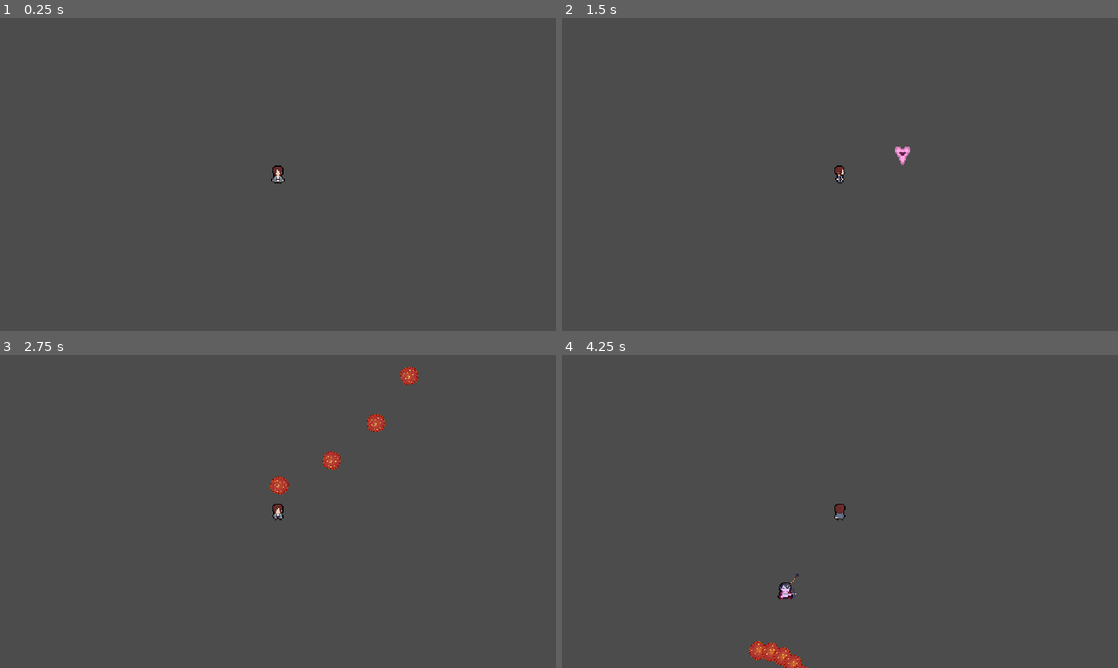
Above: before the commit, frames 1-4 (two rows, left to right).
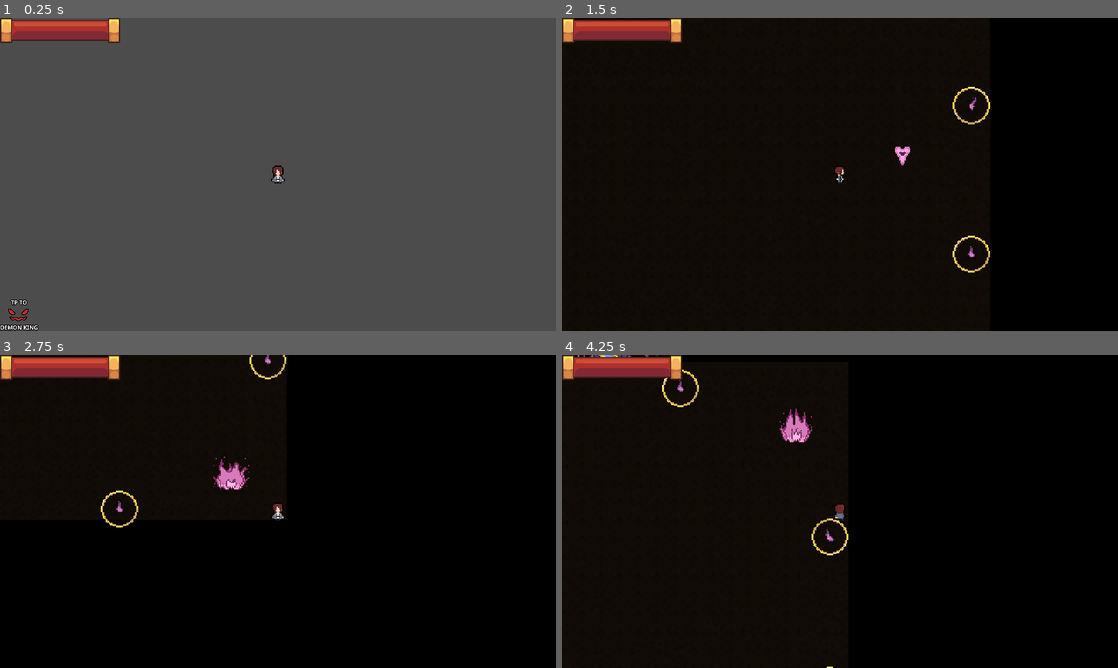
Above: after the commit, the same moments.

Repository: Enzodacabbie/United-We-Stand
Game: Godot game, scene res://Assets/Scenes/Testers/PlayerTester.tscn
The game is run twice, just before and just after one commit, with the same random seed, the same clock (stepped at 60 frames per second) and the same inputs. This scene is started directly instead of the project's main scene. The engine's default icon, where the game draws it, is replaced by a stand-in: a white triangle on a blue panel in a dark square.
Inputs (mouse positions are in pixels of both pictures, inside the frame that each line leads up to):
- Up to frame 1 (0.25 s): no input
- Up to frame 2 (1.5 s): click (578, 315) at 0.52 s; move the mouse to (962, 158) at 1.27 s; press the mouse at (962, 158) at 1.28 s; hold D (Right) from 1.28 s (still down)
- Up to frame 3 (2.75 s): move the mouse to (166, 527) at 2.02 s; release D (Right) at 2.03 s; release the mouse at (166, 527) at 2.03 s; hold S (Down) from 2.03 s (still down); tap Space (Interact) at 2.1 s; click (166, 527) at 2.3 s
- Up to frame 4 (4.25 s): move the mouse to (895, 442) at 2.77 s; release S (Down) at 2.78 s; press the mouse at (895, 442) at 2.78 s; hold D (Right) 2.78-3.53 s; move the mouse to (812, 574) at 3.52 s; release the mouse at (812, 574) at 3.53 s; hold W (Up) from 3.53 s (still down); click (812, 574) at 3.6 s

The runs differ from the first frame. In frame 1, 1.7% of the frame differs, in the area x 0-22%, y 0-100%; in frame 2, 100%; in frame 3, 100%, in the area x 0-100%, y 0-100%; in frame 4, 100%.

Commit message:
Added UI. Finished a couple more sprite implementations.

Diff:
--- a/United We Stand/Assets/Scenes/Ally/ShooterAlly/ArcherAlly/ArcherAlly.tscn
+++ b/United We Stand/Assets/Scenes/Ally/ShooterAlly/ArcherAlly/ArcherAlly.tscn
@@ -1,8 +1,9 @@
-[gd_scene load_steps=7 format=2]
+[gd_scene load_steps=8 format=2]
 
 [ext_resource path="res://Assets/Scenes/Ally/ShooterAlly/ShooterAllyBase.tscn" type="PackedScene" id=1]
 [ext_resource path="res://Assets/Scenes/Ally/ShooterAlly/ArcherAlly/ArcherAlly.gd" type="Script" id=2]
 [ext_resource path="res://Assets/Sprites/Characters/Ally_Archer_Down.png" type="Texture" id=3]
+[ext_resource path="res://Assets/Scenes/Ally/ShooterAlly/ArcherAlly/ArcherAllyBullet.tscn" type="PackedScene" id=4]
 
 [sub_resource type="AtlasTexture" id=1]
 atlas = ExtResource( 3 )
@@ -22,9 +23,11 @@
 
 [node name="Ally" instance=ExtResource( 1 )]
 script = ExtResource( 2 )
+bullet = ExtResource( 4 )
 
 [node name="Sprite" parent="." index="1"]
 frames = SubResource( 3 )
+frame = 0
 
 [node name="ShotCooldown" parent="." index="6"]
 wait_time = 2.0
--- /dev/null
+++ b/United We Stand/Assets/Scenes/Ally/ShooterAlly/ArcherAlly/ArcherAllyBullet.tscn
@@ -0,0 +1,24 @@
+[gd_scene load_steps=4 format=2]
+
+[ext_resource path="res://Assets/Sprites/Bullets/Arrow.png" type="Texture" id=1]
+[ext_resource path="res://Assets/Scenes/Ally/ShooterAlly/AllyBullet.gd" type="Script" id=2]
+
+[sub_resource type="CapsuleShape2D" id=1]
+radius = 2.47129
+height = 8.92076
+
+[node name="Bullet" type="Area2D"]
+collision_layer = 4
+collision_mask = 40
+script = ExtResource( 2 )
+
+[node name="Sprite" type="Sprite" parent="."]
+rotation = 1.5708
+texture = ExtResource( 1 )
+
+[node name="Hitbox" type="CollisionShape2D" parent="."]
+position = Vector2( 0, -0.5 )
+rotation = 1.5708
+shape = SubResource( 1 )
+
+[connection signal="body_entered" from="." to="." method="_on_Bullet_body_entered"]
--- a/United We Stand/Assets/Scenes/Ally/ShooterAlly/MageAlly/MageAlly.tscn
+++ b/United We Stand/Assets/Scenes/Ally/ShooterAlly/MageAlly/MageAlly.tscn
@@ -1,8 +1,9 @@
-[gd_scene load_steps=9 format=2]
+[gd_scene load_steps=10 format=2]
 
 [ext_resource path="res://Assets/Scenes/Ally/ShooterAlly/ShooterAllyBase.tscn" type="PackedScene" id=1]
 [ext_resource path="res://Assets/Scenes/Ally/ShooterAlly/MageAlly/MageAlly.gd" type="Script" id=2]
 [ext_resource path="res://Assets/Sprites/Characters/Ally_Mage_Down.png" type="Texture" id=3]
+[ext_resource path="res://Assets/Scenes/Ally/ShooterAlly/MageAlly/MageAllyBullet.tscn" type="PackedScene" id=4]
 
 [sub_resource type="AtlasTexture" id=1]
 atlas = ExtResource( 3 )
@@ -30,6 +31,8 @@
 
 [node name="Ally" instance=ExtResource( 1 )]
 script = ExtResource( 2 )
+bullet = ExtResource( 4 )
 
 [node name="Sprite" parent="." index="1"]
 frames = SubResource( 5 )
+frame = 1
--- /dev/null
+++ b/United We Stand/Assets/Scenes/Ally/ShooterAlly/MageAlly/MageAllyBullet.tscn
@@ -0,0 +1,39 @@
+[gd_scene load_steps=7 format=2]
+
+[ext_resource path="res://Assets/Sprites/Bullets/fireball2.png" type="Texture" id=1]
+[ext_resource path="res://Assets/Scenes/Ally/ShooterAlly/AllyBullet.gd" type="Script" id=2]
+
+[sub_resource type="AtlasTexture" id=2]
+atlas = ExtResource( 1 )
+region = Rect2( 0, 0, 16, 16 )
+
+[sub_resource type="AtlasTexture" id=3]
+atlas = ExtResource( 1 )
+region = Rect2( 16, 0, 16, 16 )
+
+[sub_resource type="SpriteFrames" id=4]
+animations = [ {
+"frames": [ SubResource( 2 ), SubResource( 3 ) ],
+"loop": true,
+"name": "default",
+"speed": 5.0
+} ]
+
+[sub_resource type="CircleShape2D" id=1]
+radius = 7.9787
+
+[node name="Bullet" type="Area2D"]
+collision_layer = 4
+collision_mask = 40
+script = ExtResource( 2 )
+
+[node name="Sprite" type="AnimatedSprite" parent="."]
+frames = SubResource( 4 )
+frame = 1
+playing = true
+
+[node name="Hitbox" type="CollisionShape2D" parent="."]
+position = Vector2( 0, -0.148651 )
+shape = SubResource( 1 )
+
+[connection signal="body_entered" from="." to="." method="_on_Bullet_body_entered"]
--- a/United We Stand/Assets/Scenes/Ally/ShooterAlly/ShooterAllyBase.gd
+++ b/United We Stand/Assets/Scenes/Ally/ShooterAlly/ShooterAllyBase.gd
@@ -56,7 +56,7 @@
 	var theBullet = bulletType.instance()
 	theBullet.position = $FirePoint.global_position
 	theBullet.direction = shotDirection
-	theBullet.look_at(shotDirection)
+	theBullet.look_at(position + shotDirection)
 	get_parent().add_child(theBullet)
 
 
--- a/United We Stand/Assets/Scenes/Ally/ShooterAlly/ShooterAllyBase.tscn
+++ b/United We Stand/Assets/Scenes/Ally/ShooterAlly/ShooterAllyBase.tscn
@@ -13,6 +13,9 @@
 [node name="Ally" instance=ExtResource( 1 )]
 script = ExtResource( 2 )
 bullet = ExtResource( 3 )
+
+[node name="Sprite" parent="." index="1"]
+frame = 0
 
 [node name="AggroZone" type="Area2D" parent="." index="3"]
 collision_layer = 0
--- a/United We Stand/Assets/Scenes/Enemy/ShooterEnemy/ShooterEnemyBase.tscn
+++ b/United We Stand/Assets/Scenes/Enemy/ShooterEnemy/ShooterEnemyBase.tscn
@@ -18,6 +18,7 @@
 
 [node name="Sprite" parent="." index="1"]
 modulate = Color( 0, 0.882353, 1, 1 )
+frame = 1
 
 [node name="AggroZone" type="Area2D" parent="." index="2"]
 collision_layer = 0
--- a/United We Stand/Assets/Scenes/Game/Boss Scene.tscn
+++ b/United We Stand/Assets/Scenes/Game/Boss Scene.tscn
@@ -1,8 +1,9 @@
-[gd_scene load_steps=4 format=2]
+[gd_scene load_steps=5 format=2]
 
 [ext_resource path="res://Assets/Scenes/Tilemaps/Boss room.tscn" type="PackedScene" id=1]
 [ext_resource path="res://Assets/Scenes/Enemy/DemonKing/DemonKing.tscn" type="PackedScene" id=2]
 [ext_resource path="res://Assets/Scenes/Player/Player.tscn" type="PackedScene" id=3]
+[ext_resource path="res://Assets/Scenes/UI/HP Bar.tscn" type="PackedScene" id=4]
 
 [node name="Node2D" type="Node2D"]
 
@@ -14,3 +15,7 @@
 
 [node name="Player" parent="." instance=ExtResource( 3 )]
 position = Vector2( 206.674, 210.132 )
+
+[node name="CanvasLayer" type="CanvasLayer" parent="."]
+
+[node name="HP Bar" parent="CanvasLayer" instance=ExtResource( 4 )]
--- a/United We Stand/Assets/Scenes/Player/Player.tscn
+++ b/United We Stand/Assets/Scenes/Player/Player.tscn
@@ -6,22 +6,6 @@
 [ext_resource path="res://Assets/Sprites/Characters/Player_Up.png" type="Texture" id=4]
 [ext_resource path="res://Assets/Sprites/Characters/Player_Left.png" type="Texture" id=5]
 [ext_resource path="res://Assets/Sprites/Characters/Player_Right.png" type="Texture" id=6]
-
-[sub_resource type="AtlasTexture" id=8]
-atlas = ExtResource( 6 )
-region = Rect2( 0, 0, 16, 16 )
-
-[sub_resource type="AtlasTexture" id=9]
-atlas = ExtResource( 6 )
-region = Rect2( 16, 0, 16, 16 )
-
-[sub_resource type="AtlasTexture" id=10]
-atlas = ExtResource( 6 )
-region = Rect2( 32, 0, 16, 16 )
-
-[sub_resource type="AtlasTexture" id=11]
-atlas = ExtResource( 6 )
-region = Rect2( 48, 0, 16, 16 )
 
 [sub_resource type="AtlasTexture" id=3]
 atlas = ExtResource( 2 )
@@ -55,6 +39,22 @@
 atlas = ExtResource( 4 )
 region = Rect2( 48, 0, 16, 16 )
 
+[sub_resource type="AtlasTexture" id=8]
+atlas = ExtResource( 6 )
+region = Rect2( 0, 0, 16, 16 )
+
+[sub_resource type="AtlasTexture" id=9]
+atlas = ExtResource( 6 )
+region = Rect2( 16, 0, 16, 16 )
+
+[sub_resource type="AtlasTexture" id=10]
+atlas = ExtResource( 6 )
+region = Rect2( 32, 0, 16, 16 )
+
+[sub_resource type="AtlasTexture" id=11]
+atlas = ExtResource( 6 )
+region = Rect2( 48, 0, 16, 16 )
+
 [sub_resource type="AtlasTexture" id=16]
 atlas = ExtResource( 5 )
 region = Rect2( 0, 0, 16, 16 )
@@ -73,11 +73,6 @@
 
 [sub_resource type="SpriteFrames" id=7]
 animations = [ {
-"frames": [ SubResource( 8 ), SubResource( 9 ), SubResource( 10 ), SubResource( 11 ) ],
-"loop": true,
-"name": "walk right",
-"speed": 5.0
-}, {
 "frames": [ SubResource( 3 ), SubResource( 4 ), SubResource( 5 ), SubResource( 6 ) ],
 "loop": true,
 "name": "walk down",
@@ -86,6 +81,11 @@
 "frames": [ SubResource( 12 ), SubResource( 13 ), SubResource( 14 ), SubResource( 15 ) ],
 "loop": true,
 "name": "walk up",
+"speed": 5.0
+}, {
+"frames": [ SubResource( 8 ), SubResource( 9 ), SubResource( 10 ), SubResource( 11 ) ],
+"loop": true,
+"name": "walk right",
 "speed": 5.0
 }, {
 "frames": [ SubResource( 16 ), SubResource( 17 ), SubResource( 18 ), SubResource( 19 ) ],
@@ -101,9 +101,7 @@
 [sub_resource type="CircleShape2D" id=2]
 radius = 64.0
 
-[node name="Player" type="KinematicBody2D" groups=[
-"player",
-]]
+[node name="Player" type="KinematicBody2D" groups=["player"]]
 collision_mask = 58
 script = ExtResource( 3 )
 bullet = ExtResource( 1 )
@@ -111,7 +109,6 @@
 [node name="AnimatedSprite" type="AnimatedSprite" parent="."]
 frames = SubResource( 7 )
 animation = "walk down"
-frame = 2
 playing = true
 
 [node name="Hitbox" type="CollisionShape2D" parent="."]
--- a/United We Stand/Assets/Scenes/Testers/PlayerTester.tscn
+++ b/United We Stand/Assets/Scenes/Testers/PlayerTester.tscn
@@ -1,10 +1,12 @@
-[gd_scene load_steps=7 format=2]
+[gd_scene load_steps=9 format=2]
 
+[ext_resource path="res://Assets/Scenes/UI/HP Bar.tscn" type="PackedScene" id=1]
 [ext_resource path="res://Assets/Scenes/Player/Player.tscn" type="PackedScene" id=2]
 [ext_resource path="res://Assets/Scenes/Interactable/DefeatedFoe.tscn" type="PackedScene" id=3]
 [ext_resource path="res://icon.png" type="Texture" id=4]
 [ext_resource path="res://Assets/Scenes/Enemy/ShooterEnemy/ArcherEnemy/ArcherEnemy.tscn" type="PackedScene" id=5]
 [ext_resource path="res://Assets/Scenes/Enemy/ShooterEnemy/MageEnemy/MageEnemy.tscn" type="PackedScene" id=6]
+[ext_resource path="res://Assets/Scenes/UI/TPButton.tscn" type="PackedScene" id=7]
 [ext_resource path="res://Assets/Scenes/Enemy/HealerEnemy/HealerEnemy.tscn" type="PackedScene" id=10]
 
 [node name="Node2D" type="Node2D"]
@@ -26,17 +28,21 @@
 [node name="Enemy3" parent="." instance=ExtResource( 10 )]
 position = Vector2( -265.822, -174.985 )
 
-[node name="Enemy" parent="." groups=[
-"enemies",
-] instance=ExtResource( 5 )]
+[node name="Enemy" parent="." groups=["enemies"] instance=ExtResource( 5 )]
 position = Vector2( 508.264, 23.6649 )
 mode = 2
 defeated = ExtResource( 3 )
 
-[node name="Enemy2" parent="." groups=[
-"enemies",
-] instance=ExtResource( 6 )]
+[node name="Enemy2" parent="." groups=["enemies"] instance=ExtResource( 6 )]
 position = Vector2( 157.61, 205.472 )
 mode = 2
 defeated = ExtResource( 3 )
 defeatedSprite = ExtResource( 4 )
+
+[node name="CanvasLayer" type="CanvasLayer" parent="."]
+
+[node name="HP Bar" parent="CanvasLayer" instance=ExtResource( 1 )]
+margin_right = 2598.0
+margin_bottom = 533.0
+
+[node name="TPButton" parent="CanvasLayer" instance=ExtResource( 7 )]
--- /dev/null
+++ b/United We Stand/Assets/Scenes/UI/HP Bar.gd
@@ -0,0 +1,17 @@
+extends TextureProgress
+
+
+# Declare member variables here. Examples:
+# var a = 2
+# var b = "text"
+
+
+# Called when the node enters the scene tree for the first time.
+func _ready():
+	pass # Replace with function body.
+
+
+# Called every frame. 'delta' is the elapsed time since the previous frame.
+func _process(delta):
+	if PlayerData.maxHP != null:
+		value = max_value * PlayerData.hp / PlayerData.maxHP
--- /dev/null
+++ b/United We Stand/Assets/Scenes/UI/HP Bar.tscn
@@ -0,0 +1,19 @@
+[gd_scene load_steps=4 format=2]
+
+[ext_resource path="res://Assets/Sprites/UI/HP Bar Back.png" type="Texture" id=1]
+[ext_resource path="res://Assets/Sprites/UI/HP Bar Red.png" type="Texture" id=2]
+[ext_resource path="res://Assets/Scenes/UI/HP Bar.gd" type="Script" id=3]
+
+[node name="HP Bar" type="TextureProgress"]
+margin_right = 40.0
+margin_bottom = 40.0
+rect_scale = Vector2( 0.04, 0.04 )
+max_value = 90.0
+value = 90.0
+texture_under = ExtResource( 1 )
+texture_progress = ExtResource( 2 )
+texture_progress_offset = Vector2( 248, 60 )
+script = ExtResource( 3 )
+__meta__ = {
+"_edit_use_anchors_": false
+}
--- /dev/null
+++ b/United We Stand/Assets/Scenes/UI/TPButton.gd
@@ -0,0 +1,20 @@
+extends TextureButton
+
+
+# Declare member variables here. Examples:
+# var a = 2
+# var b = "text"
+
+
+# Called when the node enters the scene tree for the first time.
+func _ready():
+	pass # Replace with function body.
+
+
+# Called every frame. 'delta' is the elapsed time since the previous frame.
+#func _process(delta):
+#	pass
+
+
+func _on_Button_pressed():
+	get_tree().change_scene("res://Assets/Scenes/Game/Boss Scene.tscn")
--- /dev/null
+++ b/United We Stand/Assets/Scenes/UI/TPButton.tscn
@@ -0,0 +1,20 @@
+[gd_scene load_steps=3 format=2]
+
+[ext_resource path="res://Assets/Sprites/UI/TPButton.png" type="Texture" id=1]
+[ext_resource path="res://Assets/Scenes/UI/TPButton.gd" type="Script" id=2]
+
+[node name="TPButton" type="TextureButton"]
+anchor_top = 1.0
+anchor_bottom = 1.0
+margin_left = 0.000652313
+margin_top = -27.2022
+margin_right = 332.001
+margin_bottom = 233.798
+rect_scale = Vector2( 0.1, 0.1 )
+texture_normal = ExtResource( 1 )
+script = ExtResource( 2 )
+__meta__ = {
+"_edit_use_anchors_": false
+}
+
+[connection signal="pressed" from="." to="." method="_on_Button_pressed"]
--- a/United We Stand/project.godot
+++ b/United We Stand/project.godot
@@ -47,22 +47,22 @@
 
 Up={
 "deadzone": 0.5,
-"events": [ Object(InputEventKey,"resource_local_to_scene":false,"resource_name":"","device":0,"alt":false,"shift":false,"control":false,"meta":false,"command":false,"pressed":false,"scancode":87,"unicode":0,"echo":false,"script":null)
+"events": [ Object(InputEventKey,"resource_local_to_scene":false,"resource_name":"","device":0,"alt":false,"shift":false,"control":false,"meta":false,"command":false,"pressed":false,"scancode":87,"physical_scancode":0,"unicode":0,"echo":false,"script":null)
  ]
 }
 Down={
 "deadzone": 0.5,
-"events": [ Object(InputEventKey,"resource_local_to_scene":false,"resource_name":"","device":0,"alt":false,"shift":false,"control":false,"meta":false,"command":false,"pressed":false,"scancode":83,"unicode":0,"echo":false,"script":null)
+"events": [ Object(InputEventKey,"resource_local_to_scene":false,"resource_name":"","device":0,"alt":false,"shift":false,"control":false,"meta":false,"command":false,"pressed":false,"scancode":83,"physical_scancode":0,"unicode":0,"echo":false,"script":null)
  ]
 }
 Left={
 "deadzone": 0.5,
-"events": [ Object(InputEventKey,"resource_local_to_scene":false,"resource_name":"","device":0,"alt":false,"shift":false,"control":false,"meta":false,"command":false,"pressed":false,"scancode":65,"unicode":0,"echo":false,"script":null)
+"events": [ Object(InputEventKey,"resource_local_to_scene":false,"resource_name":"","device":0,"alt":false,"shift":false,"control":false,"meta":false,"command":false,"pressed":false,"scancode":65,"physical_scancode":0,"unicode":0,"echo":false,"script":null)
  ]
 }
 Right={
 "deadzone": 0.5,
-"events": [ Object(InputEventKey,"resource_local_to_scene":false,"resource_name":"","device":0,"alt":false,"shift":false,"control":false,"meta":false,"command":false,"pressed":false,"scancode":68,"unicode":0,"echo":false,"script":null)
+"events": [ Object(InputEventKey,"resource_local_to_scene":false,"resource_name":"","device":0,"alt":false,"shift":false,"control":false,"meta":false,"command":false,"pressed":false,"scancode":68,"physical_scancode":0,"unicode":0,"echo":false,"script":null)
  ]
 }
 Shoot={
@@ -72,7 +72,7 @@
 }
 Interact={
 "deadzone": 0.5,
-"events": [ Object(InputEventKey,"resource_local_to_scene":false,"resource_name":"","device":0,"alt":false,"shift":false,"control":false,"meta":false,"command":false,"pressed":false,"scancode":32,"unicode":0,"echo":false,"script":null)
+"events": [ Object(InputEventKey,"resource_local_to_scene":false,"resource_name":"","device":0,"alt":false,"shift":false,"control":false,"meta":false,"command":false,"pressed":false,"scancode":32,"physical_scancode":0,"unicode":0,"echo":false,"script":null)
  ]
 }
 
Binary file added: United We Stand/Assets/Sprites/UI/HP Bar Back.png
Not shown, added: United We Stand/Assets/Sprites/UI/HP Bar Back.png.import
Binary file added: United We Stand/Assets/Sprites/UI/HP Bar Red.png
Not shown, added: United We Stand/Assets/Sprites/UI/HP Bar Red.png.import
Binary file added: United We Stand/Assets/Sprites/UI/TPButton.png
Not shown, added: United We Stand/Assets/Sprites/UI/TPButton.png.import
